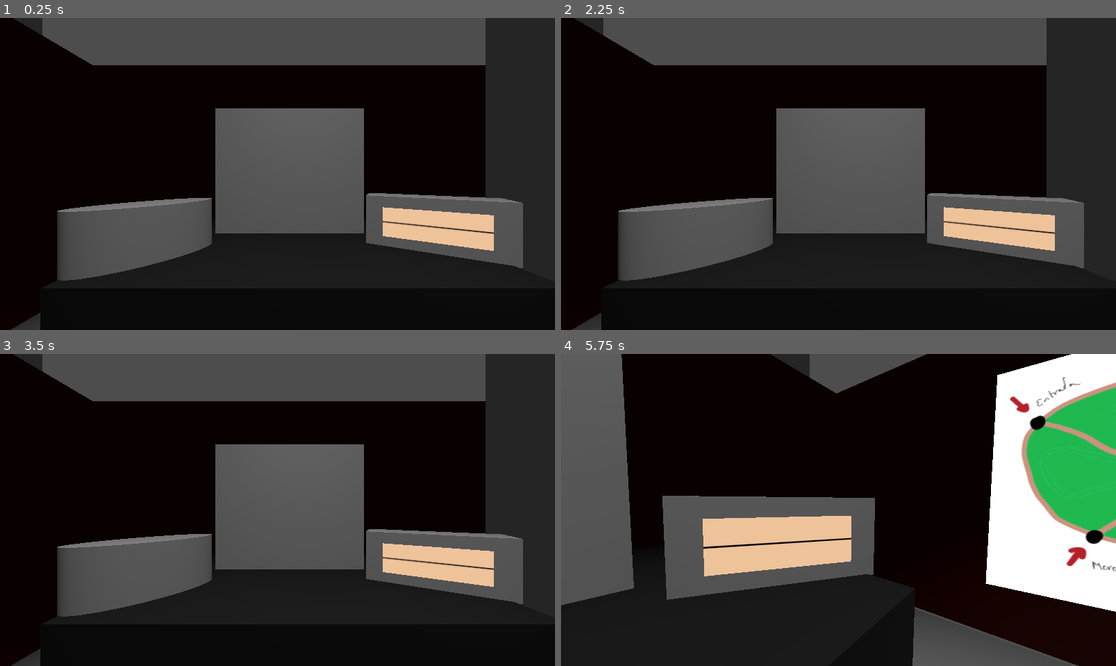
Above: before the commit, frames 1-4 (two rows, left to right).
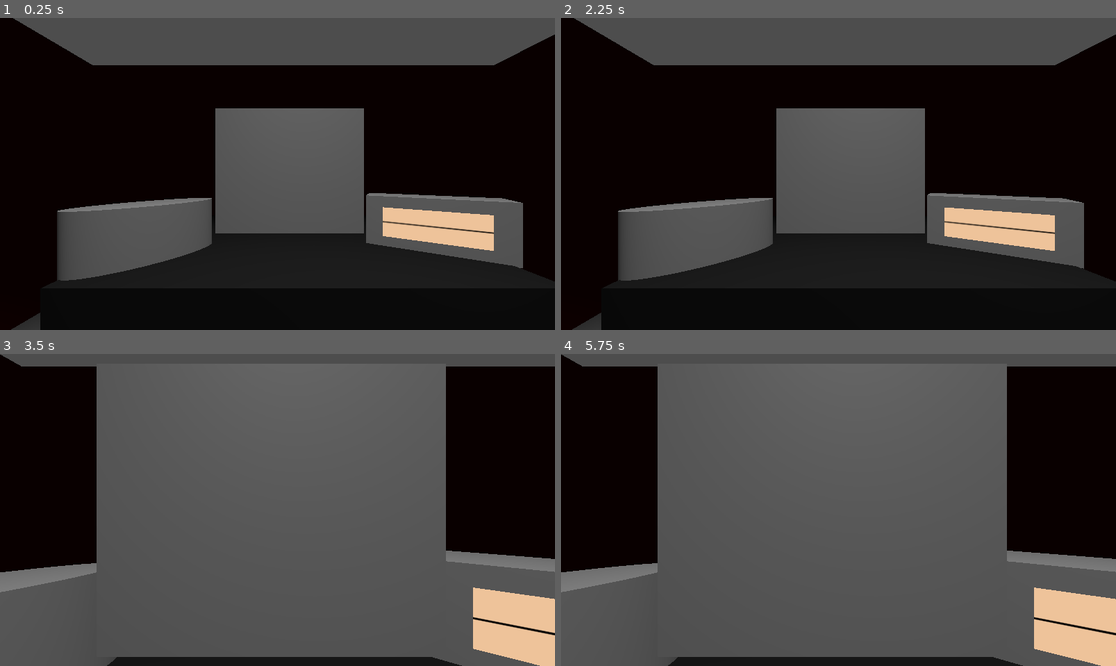
Above: after the commit, the same moments.

Repository: aaracan246/gameoff2025-ettudiopitijopo
Game: Godot game, scene res://Scenes/demo.tscn
Same seed, same stepped clock (60 frames per second), same inputs: the game is played once before the commit and once after it.
Inputs (mouse positions are in pixels of both pictures, inside the frame that each line leads up to):
- Up to frame 1 (0.25 s): no input
- Up to frame 2 (2.25 s): tap Enter at 0.5, 2 s; move the mouse to (960, 158) at 0.52 s; click (960, 158) at 0.67 s; tap Space at 1.25 s; move the mouse to (727, 189) at 1.27 s; click (727, 189) at 1.42 s; move the mouse to (894, 105) at 2.02 s; click (894, 105) at 2.17 s
- Up to frame 3 (3.5 s): move the mouse to (249, 572) at 2.77 s; click (249, 572) at 2.92 s
- Up to frame 4 (5.75 s): tap Space at 3.5 s; move the mouse to (1005, 556) at 3.52 s; click (1005, 556) at 3.67 s; move the mouse to (672, 463) at 4.27 s; click (672, 463) at 4.42 s; move the mouse to (866, 510) at 5.02 s; click (866, 510) at 5.17 s

The runs differ from the first frame. In frame 1, 8.8% of the frame differs, in the area x 2-100%, y 0-85%; in frame 2, 8.9%; in frame 3, 58%; in frame 4, 84%, in the area x 0-100%, y 0-100%.

Commit message:
Camera zooms

Diff:
--- a/waves-from-beyond/Scenes/demo.tscn
+++ b/waves-from-beyond/Scenes/demo.tscn
@@ -18,12 +18,17 @@
 
 [sub_resource type="CylinderMesh" id="CylinderMesh_ie00b"]
 
-[sub_resource type="BoxMesh" id="BoxMesh_glc8m"]
-
 [sub_resource type="BoxMesh" id="BoxMesh_ie00b"]
 
 [sub_resource type="StandardMaterial3D" id="StandardMaterial3D_glc8m"]
 albedo_color = Color(0.21470988, 0.035365377, 0, 1)
+
+[sub_resource type="BoxShape3D" id="BoxShape3D_tcdmn"]
+
+[sub_resource type="BoxMesh" id="BoxMesh_glc8m"]
+
+[sub_resource type="BoxShape3D" id="BoxShape3D_f2jw5"]
+size = Vector3(1.2869873, 1.1679688, 1)
 
 [node name="Demo" type="Node3D"]
 script = ExtResource("1_tcdmn")
@@ -55,12 +60,7 @@
 [node name="MeshInstance3D4" type="MeshInstance3D" parent="Room"]
 transform = Transform3D(0.72923136, 0, 0.24237487, 0, 0.24770208, 0, -0.68426716, 0, 0.25830165, -1.302499, -0.47698164, -3.2511234)
 mesh = SubResource("CylinderMesh_ie00b")
-skeleton = NodePath("../MeshInstance3D3")
-
-[node name="MeshInstance3D3" type="MeshInstance3D" parent="Room"]
-transform = Transform3D(1.2379216, 0, 0, 0, 1.0396523, 0, 0, 0, 0.35421076, -0.20630133, 0.027065754, -3.521884)
-mesh = SubResource("BoxMesh_glc8m")
-skeleton = NodePath("../..")
+skeleton = NodePath("../Pc/Computer")
 
 [node name="MeshInstance3D6" type="MeshInstance3D" parent="Room"]
 transform = Transform3D(1, 0, 0, 0, 4.0497723, 0, 0, 0, 12.821533, 4.2202024, 0, -2.1853433)
@@ -82,11 +82,37 @@
 mesh = SubResource("BoxMesh_ie00b")
 surface_material_override/0 = SubResource("StandardMaterial3D_glc8m")
 
-[node name="Sprite3D" type="Sprite3D" parent="Room"]
+[node name="Map" type="StaticBody3D" parent="Room"]
 transform = Transform3D(0.01204053, 0, -0.20901133, 0, 0.20935786, 0, 0.20901133, 0, 0.01204053, 3.5484738, 0, -1)
+
+[node name="Sprite3D" type="Sprite3D" parent="Room/Map"]
+transform = Transform3D(0.9999999, 0, 0, 0, 0.99999994, 0, 0, 0, 0.9999999, 0, 0, 0)
 texture = ExtResource("2_ie00b")
+
+[node name="CollisionShape3D" type="CollisionShape3D" parent="Room/Map"]
+transform = Transform3D(15.809748, 0, -7.450581e-09, 0, 12.539677, 0, -5.9604645e-08, 0, 1.8531462, 0, 0, 0)
+shape = SubResource("BoxShape3D_tcdmn")
 
 [node name="Radio" parent="Room" instance=ExtResource("3_glc8m")]
 transform = Transform3D(0.86824214, 0, -0.49614072, 0, 1, 0, 0.49614072, 0, 0.86824214, 1.031245, -0.4262473, -3.4397762)
 
+[node name="Mapa" type="Camera3D" parent="Room"]
+transform = Transform3D(-4.371139e-08, 0, -1, 0, 1, 0, 1, 0, -4.371139e-08, 2, 0, -1)
+
+[node name="Pc" type="StaticBody3D" parent="Room"]
+
+[node name="Computer" type="MeshInstance3D" parent="Room/Pc"]
+transform = Transform3D(1.2379216, 0, 0, 0, 1.0396523, 0, 0, 0, 0.35421076, -0.20630133, 0.027065754, -3.521884)
+mesh = SubResource("BoxMesh_glc8m")
+skeleton = NodePath("../../..")
+
+[node name="CollisionShape3D" type="CollisionShape3D" parent="Room/Pc"]
+transform = Transform3D(1, 0, 0, 0, 1, 0, 0, 0, 1, -0.20562744, 0.083984375, -3.7599363)
+shape = SubResource("BoxShape3D_f2jw5")
+
+[node name="Computer" type="Camera3D" parent="Room"]
+transform = Transform3D(1, 0, 0, 0, 1, 0, 0, 0, 1, -0.18447256, 0.028272271, -2.6237173)
+
+[connection signal="input_event" from="Room/Map" to="." method="_on_map_input_event"]
 [connection signal="input_event" from="Room/Radio" to="." method="_on_radio_input_event"]
+[connection signal="input_event" from="Room/Pc" to="." method="_on_pc_input_event"]
--- a/waves-from-beyond/Scenes/map.gd
+++ b/waves-from-beyond/Scenes/map.gd
@@ -1,19 +1,18 @@
 extends Node3D
 
 @export var transition_duration: float = 1.0
+var actual_camera: Camera3D
 
 func _process(_delta: float) -> void:
 	if !$Player.current:
 		if Input.get_mouse_button_mask() == 2:  # Clic derecho
-			switch_to_camera_smooth($Room/Radio/Camera3D, $Player)
+			print(actual_camera.name)
+			switch_to_camera_smooth(actual_camera, $Player)
 
-func _on_radio_input_event(_camera: Node, event: InputEvent, _event_position: Vector3, _normal: Vector3, _shape_idx: int) -> void:
-	if event is InputEventMouseButton and event.pressed and event.button_index == MOUSE_BUTTON_LEFT:
-		switch_to_camera_smooth($Player, $Room/Radio/Camera3D)
+
 
 func switch_to_camera_smooth(from_camera: Camera3D, to_camera: Camera3D):
 	from_camera.current = false
-
 	# Crear cámara temporal para la transición
 	var temp_camera = Camera3D.new()
 	add_child(temp_camera)
@@ -32,3 +31,19 @@
 	# Activar cámara final y limpiar
 	to_camera.current = true
 	temp_camera.queue_free()
+
+func _on_radio_input_event(_camera: Node, event: InputEvent, _event_position: Vector3, _normal: Vector3, _shape_idx: int) -> void:
+	if event is InputEventMouseButton and event.pressed and event.button_index == MOUSE_BUTTON_LEFT:
+		actual_camera = $Room/Radio/Camera3D
+		switch_to_camera_smooth($Player, actual_camera)
+
+func _on_map_input_event(_camera: Node, event: InputEvent, _event_position: Vector3, _normal: Vector3, _shape_idx: int) -> void:
+	if event is InputEventMouseButton and event.pressed and event.button_index == MOUSE_BUTTON_LEFT:
+		actual_camera = $Room/Mapa
+		switch_to_camera_smooth($Player, actual_camera)
+
+
+func _on_pc_input_event(_camera: Node, event: InputEvent, _event_position: Vector3, _normal: Vector3, _shape_idx: int) -> void:
+	if event is InputEventMouseButton and event.pressed and event.button_index == MOUSE_BUTTON_LEFT:
+		actual_camera = $Room/Computer
+		switch_to_camera_smooth($Player,  actual_camera)
--- a/waves-from-beyond/Scenes/player.tscn
+++ b/waves-from-beyond/Scenes/player.tscn
@@ -24,6 +24,7 @@
 
 [node name="MeshInstance3D" type="MeshInstance3D" parent="Right"]
 transform = Transform3D(1, 0, 0, 0, 5.978578, 0, 0, 0, 1, 0, 0, 0)
+visible = false
 mesh = SubResource("BoxMesh_v0iea")
 
 [node name="Left" type="Area3D" parent="."]
@@ -35,6 +36,7 @@
 
 [node name="MeshInstance3D" type="MeshInstance3D" parent="Left"]
 transform = Transform3D(1, 0, 0, 0, 6.8171263, 0, 0, 0, 1, 0, 0, 0)
+visible = false
 mesh = SubResource("BoxMesh_cvnsp")
 
 [node name="TimerRight" type="Timer" parent="."]
Not shown: 1 places in waves-from-beyond/Scenes/demo.tscn that only renumber resources
